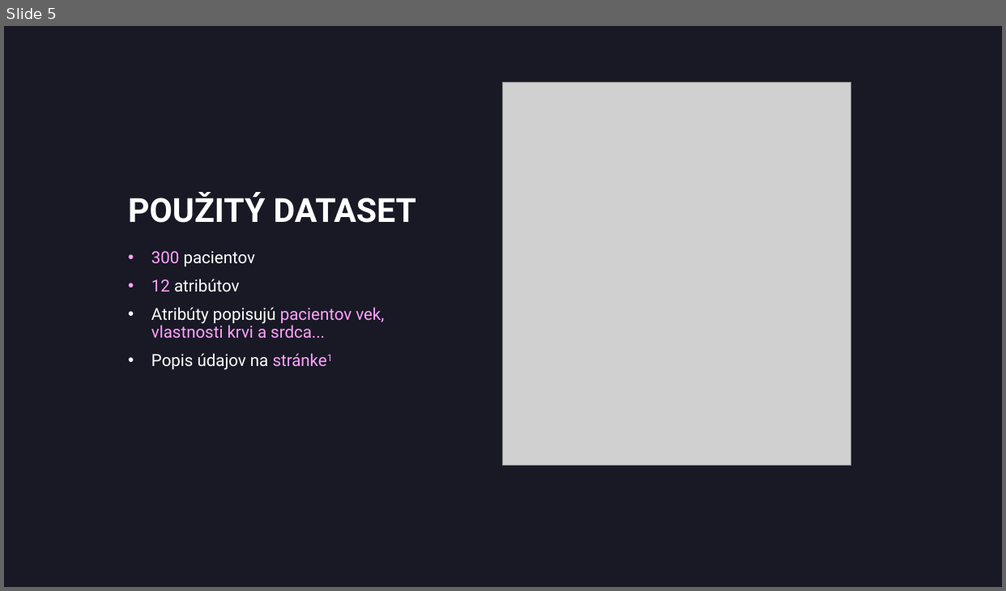
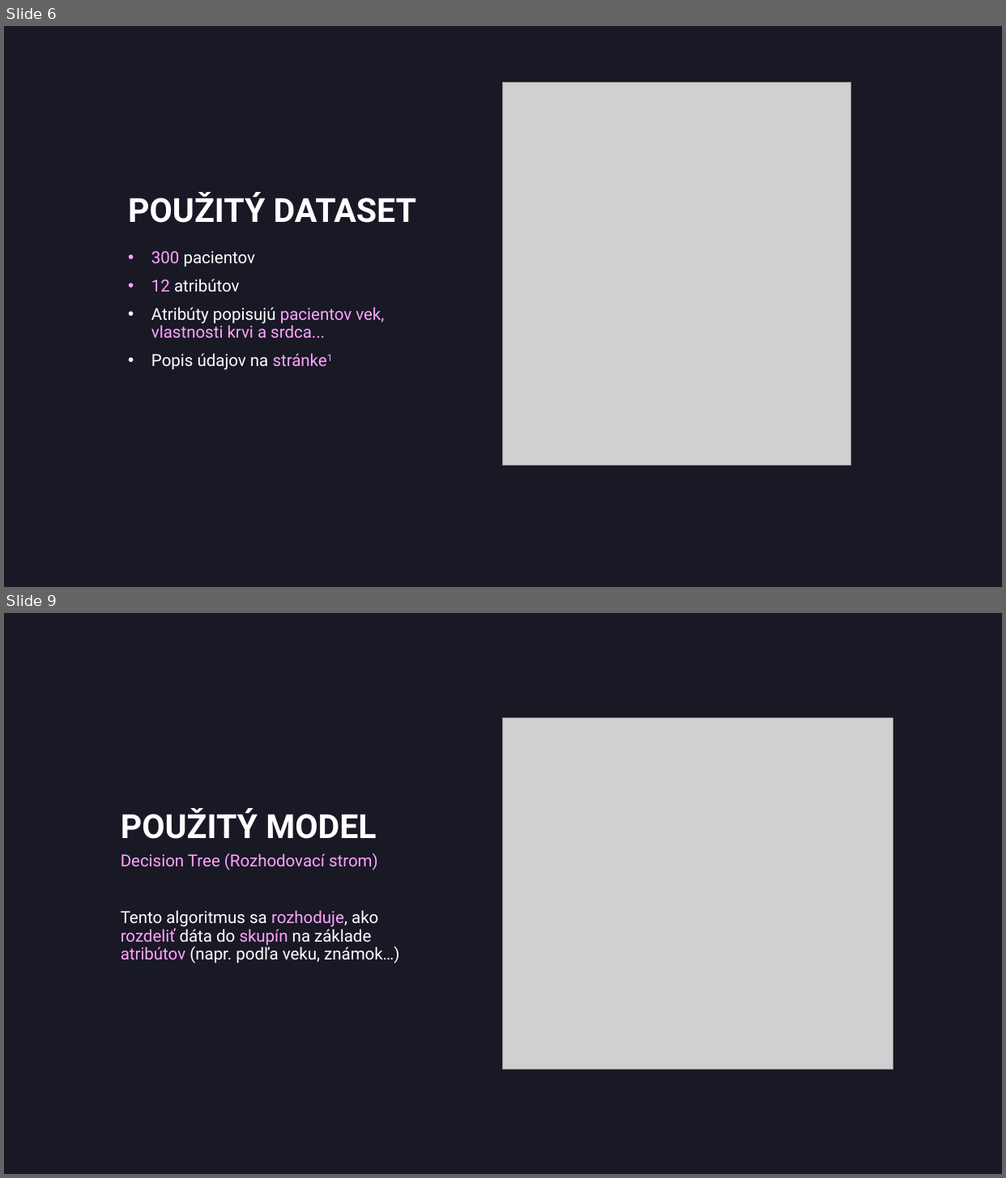
Before and after one commit to cenkner-maximilian/Predikcia-umrtnosti-u-pacientov-so-srdcovym-zlyhanim, a slide deck: slide-deck.pptx. Shown one above the other, each under a label of ours: slide 5 before the commit, slides 6 and 9 after it; the slides between them are not shown. The pictures are 1006x591 and 1006x1178 pixels, drawn with LibreOffice and Linux fonts; fonts in the diff are those of the drawing; grey boxes stand for pictures. Boxes give left, top, right and bottom in pixels: in the first picture for what was removed or moved away, otherwise in the second. Text is boxed around its words. In the diff, an @@ line names an element or a change of style, - is before the commit and + after.

```diff
--- a/slide-deck.pptx
+++ b/slide-deck.pptx
@@ slide 9 added at (4, 613, 1002, 1174), background #191825 @@
@@ picture added at (503, 718, 893, 1070) @@
@@ title added at (121, 808, 376, 839), 32 pt, text #FFFFFF, bold @@
+POUŽITÝ MODEL
@@ text added at (121, 854, 399, 964), 16 pt, text #FFA3FD @@
+Decision Tree (Rozhodovací strom)
+Tento algoritmus sa rozhoduje, ako rozdeliť dáta do skupín na základe atribútov (napr. podľa veku, známok…)
@@ what was slide 5 is now slide 6 @@
```
Also in this commit, not shown: 4 slides changed, 7 other slides added, 1 slide removed, 1 other file.
